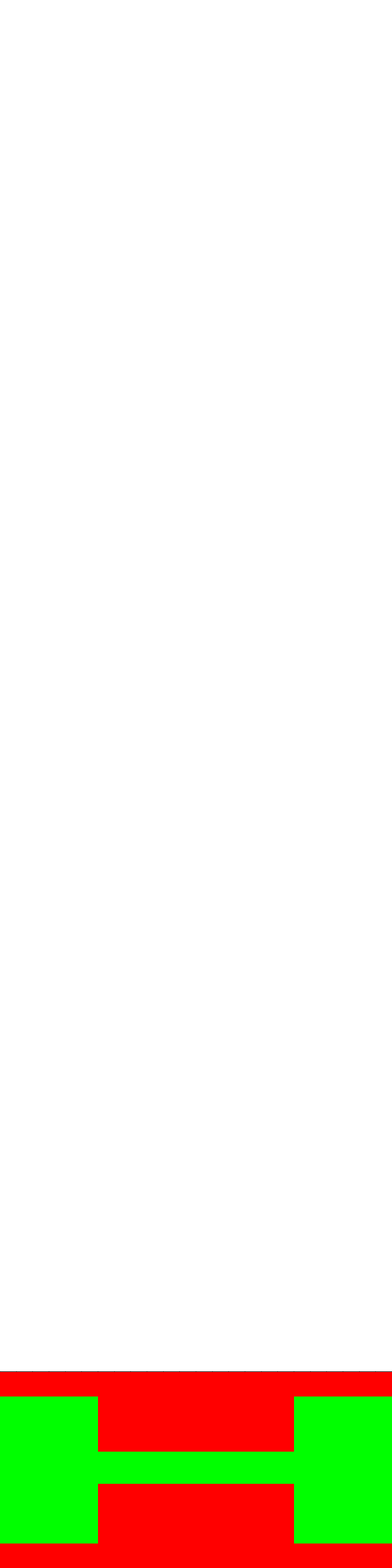
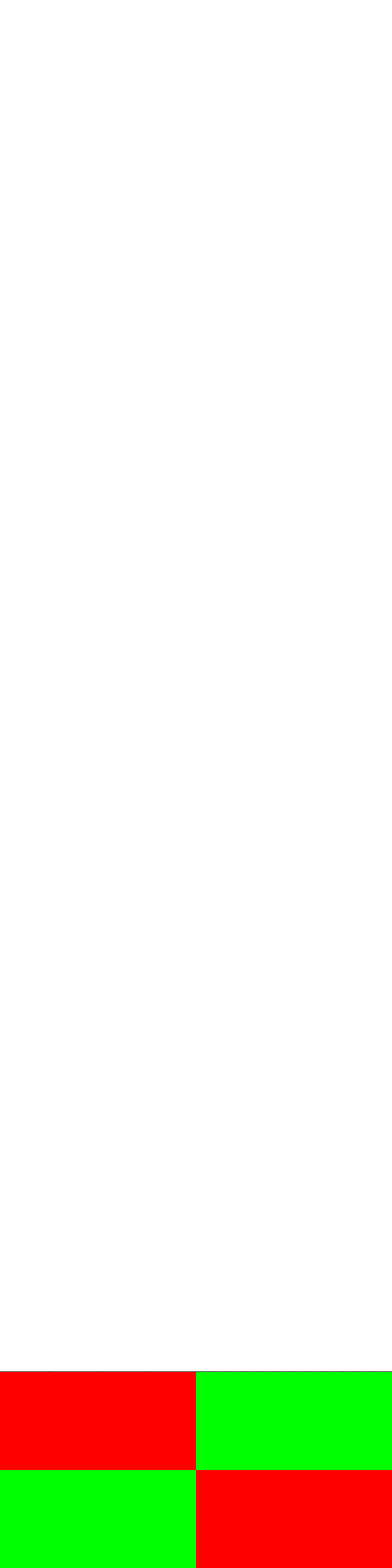
Comparing the layer stacks of the two 392×1568 images. Changes:
added layer "CheckersLarge" above "Skylab" over [0, 1372, 392, 1568]
hid "Skylab" (2nd of 2) over [0, 1396, 392, 1544]
